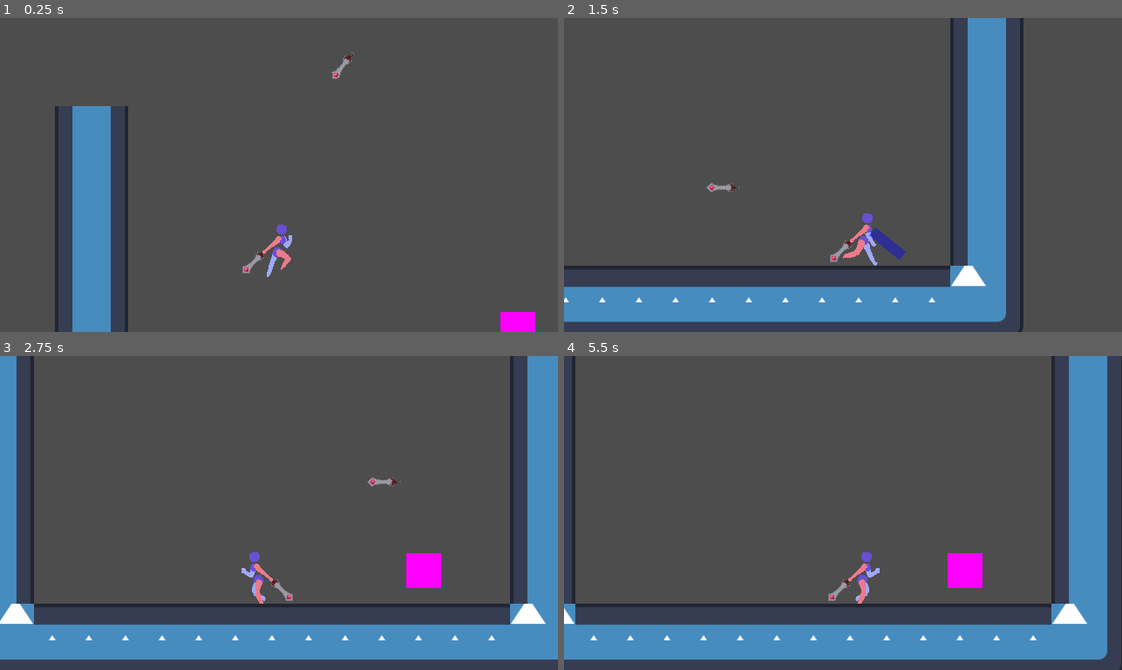
Above: before the commit, frames 1-4 (two rows, left to right).
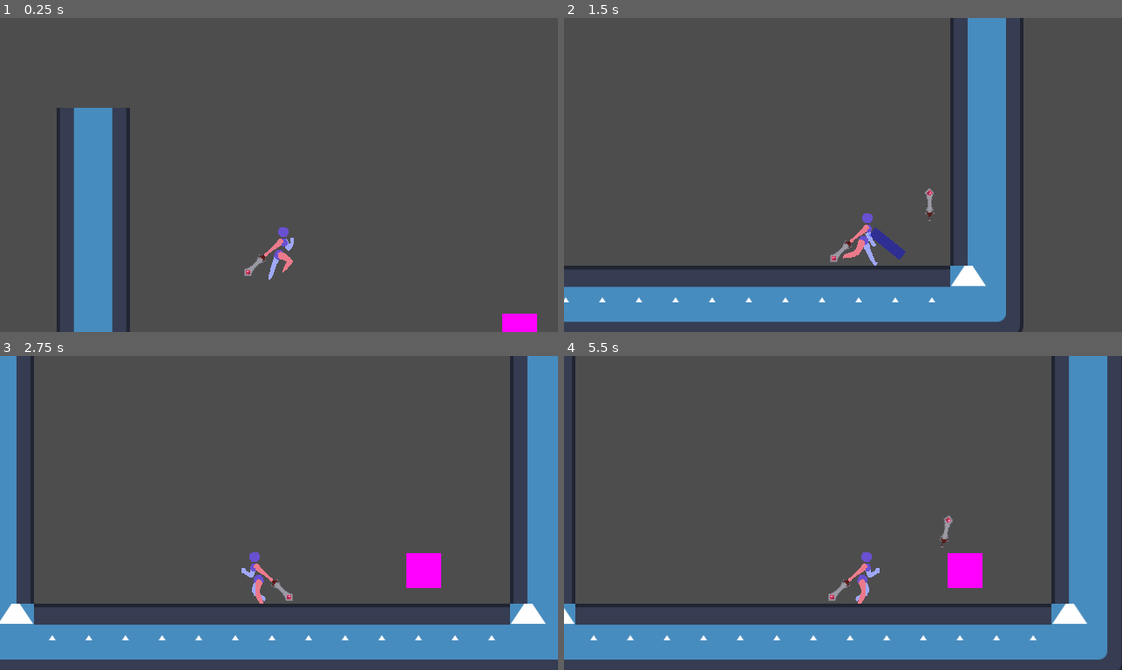
Above: after the commit, the same moments.

Repository: BoneBot/Project-WenCo
Game: Godot game, scene res://game/demo.tscn
Same seed, same stepped clock (60 frames per second), same inputs: the game is played once before the commit and once after it. The project has no main scene, so this scene is started directly. The engine's default icon, where the game draws it, is replaced by a stand-in: a white triangle on a blue panel in a dark square.
Inputs:
- Up to frame 1 (0.25 s): no input
- Up to frame 2 (1.5 s): hold Right (right) from 0.53 s (still down); tap C (attack) at 0.6 s; tap Space (jump) at 0.77 s; tap X (blink) at 0.8, 1.35 s
- Up to frame 3 (2.75 s): tap Space (jump) at 1.52 s; tap Z (dash) at 1.55, 2.1 s; release Right (right) at 2.03 s; hold Left (left) from 2.03 s (still down); tap C (attack) at 2.3 s
- Up to frame 4 (5.5 s): release Left (left) at 2.78 s; hold Right (right) 2.78-4.28 s; tap C (attack) at 2.85, 4.55, 5.1 s; tap Space (jump) at 3.02, 3.77, 4.52 s; tap X (blink) at 3.05, 3.6, 5.3 s; tap Z (dash) at 3.8, 4.35 s; hold Left (left) 4.28-5.03 s; hold Right (right) from 5.03 s (still down)

The runs differ from the first frame. In frame 1, 2.0% of the frame differs, in the area x 9-97%, y 10-100%; in frame 2, 0.2%; in frame 3, 0.1%; in frame 4, 0.1%.

Commit message:
Player fires sword

Diff:
--- a/game/demo.tscn
+++ b/game/demo.tscn
@@ -1,21 +1,17 @@
-[gd_scene load_steps=6 format=3 uid="uid://2hhqloqihtee"]
+[gd_scene load_steps=5 format=3 uid="uid://2hhqloqihtee"]
 
 [ext_resource type="Script" path="res://game/demo.gd" id="1_d2wdo"]
 [ext_resource type="PackedScene" uid="uid://drtr67my1jm0s" path="res://game/map/demo_map.tscn" id="1_nr61g"]
 [ext_resource type="PackedScene" uid="uid://cx4n5g4jwajpq" path="res://game/player/player.tscn" id="2_y2yl6"]
 [ext_resource type="PackedScene" uid="uid://c2d8wbvrjas3h" path="res://game/enemies/dummy.tscn" id="3_e5kxr"]
-[ext_resource type="PackedScene" uid="uid://35yuhq6un17j" path="res://game/player/sword.tscn" id="5_c08gb"]
 
 [node name="Demo" type="Node2D"]
 script = ExtResource("1_d2wdo")
 
 [node name="Player" parent="." instance=ExtResource("2_y2yl6")]
-position = Vector2(130, 131)
+position = Vector2(103, 91)
 
 [node name="Enemy" parent="." instance=ExtResource("3_e5kxr")]
 position = Vector2(405, 256)
 
 [node name="DemoMap" parent="." instance=ExtResource("1_nr61g")]
-
-[node name="Sword" parent="." instance=ExtResource("5_c08gb")]
-position = Vector2(204, -74)
--- a/game/player/player.gd
+++ b/game/player/player.gd
@@ -1,13 +1,32 @@
 extends CharacterBody2D
 
 
+# CHILDREN
+@onready var sprite := $Sprite
+@onready var animation_player := $AnimationPlayer
+@onready var dash_cooldown := $DashCooldown
+@onready var projectile_spawn := $ProjectileSpawn
+
+# CONSTANTS
 const SPEED := 300.0				# Max walking speed
 const ACCELERATION := SPEED * 12.0	# Walking acceleration
 const JUMP_VELOCITY := -400.0		# Initial jump speed
 const TERMINAL_VELOCITY := 700.0	# Max speed while falling
 const DASH_VELOCITY := 1000.0		# Initial dash speed
 
-var _dash_ready := true
+# EXPORT VARIABLES
+@export var sword_scene: PackedScene
+
+# MEMBER VARIABLES
+var dash_ready := true
+var sword_instance: RigidBody2D
+
+# ENUMS
+enum LookDirectionType {
+	LEFT = -1,
+	NEUTRAL = 0,
+	RIGHT = 1
+}
 
 
 func _ready() -> void:
@@ -19,19 +38,17 @@
 	if Input.is_action_pressed("right") and Input.is_action_pressed("left"):
 		# Don't do anything when both directions are pressed at once
 		pass
-	elif Input.is_action_pressed("right") and get_look_direction() != 1:
+	elif Input.is_action_pressed("right") and get_look_direction() != LookDirectionType.RIGHT:
 		# Look right
-		$Sprite.flip_h = false
-		$Sprite.offset.x = -absf($Sprite.offset.x)
-	elif Input.is_action_pressed("left") and get_look_direction() != -1:
+		look_at_direction(LookDirectionType.RIGHT)
+	elif Input.is_action_pressed("left") and get_look_direction() != LookDirectionType.LEFT:
 		# Look left
-		$Sprite.flip_h = true
-		$Sprite.offset.x = absf($Sprite.offset.x)
+		look_at_direction(LookDirectionType.LEFT)
 
 	# Update animation
 	var animation := get_new_animation(Input.is_action_just_pressed("attack"))
-	if animation != $AnimationPlayer.current_animation:
-		$AnimationPlayer.play(animation)
+	if animation != animation_player.current_animation:
+		animation_player.play(animation)
 
 
 func _physics_process(delta: float) -> void:
@@ -50,9 +67,9 @@
 	velocity.x = move_toward(velocity.x, direction, ACCELERATION * delta)
 
 	# Handle dash
-	if Input.is_action_just_pressed("dash") and _dash_ready:
-		_dash_ready = false
-		$DashCooldown.start()
+	if Input.is_action_just_pressed("dash") and dash_ready:
+		dash_ready = false
+		dash_cooldown.start()
 		var movement_threshold = 0.1
 		if direction > movement_threshold:
 			# Dash right
@@ -64,29 +81,44 @@
 			# No current movement; base dash direction on the direction the character is looking
 			velocity.x = DASH_VELOCITY * get_look_direction()
 
+	# Handle blink
+	if Input.is_action_just_pressed("blink"):
+		sword_instance = sword_scene.instantiate()
+		sword_instance.position = projectile_spawn.position
+		add_child(sword_instance)
+		sword_instance.apply_central_impulse(Vector2(400, -400))
+
 	move_and_slide()
 
 
 func _on_dash_cooldown_timeout() -> void:
-	_dash_ready = true
+	dash_ready = true
 
 
 # Gets the current direction the player is looking
-# 1 = Looking right
-# 0 = Neutral/no direction
-# -1 = Looking left
-func get_look_direction() -> int:
-	if not $Sprite.flip_h:
-		return 1
+func get_look_direction() -> LookDirectionType:
+	if not sprite.flip_h:
+		return LookDirectionType.RIGHT
 	else:
-		return -1
+		return LookDirectionType.LEFT
+
+
+func look_at_direction(direction: LookDirectionType) -> void:
+	if direction == LookDirectionType.RIGHT:
+		# Look right
+		sprite.flip_h = false
+		sprite.offset.x = -absf(sprite.offset.x)
+	elif direction == LookDirectionType.LEFT:
+		# Look left
+		sprite.flip_h = true
+		sprite.offset.x = absf(sprite.offset.x)
 
 
 # Gets the current animation to play based on the player state
 func get_new_animation(isAttacking: bool) -> String:
 	var animation_new: String
 	if is_on_floor():
-		if isAttacking or ($AnimationPlayer.current_animation == "attack"):
+		if isAttacking or (animation_player.current_animation == "attack"):
 			animation_new = "attack"
 		elif absf(velocity.x) > 0.1:
 			animation_new = "run"
--- a/game/player/player.tscn
+++ b/game/player/player.tscn
@@ -1,7 +1,8 @@
-[gd_scene load_steps=12 format=3 uid="uid://cx4n5g4jwajpq"]
+[gd_scene load_steps=13 format=3 uid="uid://cx4n5g4jwajpq"]
 
 [ext_resource type="Script" path="res://game/player/player.gd" id="1_36ijq"]
 [ext_resource type="Texture2D" uid="uid://cimw06datwdeb" path="res://Art Stuff/Run_Cycle_Sketch.png" id="2_8cwcj"]
+[ext_resource type="PackedScene" uid="uid://35yuhq6un17j" path="res://game/player/sword.tscn" id="2_je26h"]
 
 [sub_resource type="CapsuleShape2D" id="CapsuleShape2D_ed6pa"]
 radius = 16.0
@@ -286,6 +287,7 @@
 [node name="Player" type="CharacterBody2D"]
 collision_mask = 6
 script = ExtResource("1_36ijq")
+sword_scene = ExtResource("2_je26h")
 
 [node name="Sprite" type="Sprite2D" parent="."]
 texture_filter = 1
@@ -314,13 +316,16 @@
 offset_bottom = 23.0
 texture = SubResource("PlaceholderTexture2D_sbwjr")
 
+[node name="ProjectileSpawn" type="Marker2D" parent="."]
+position = Vector2(28, 0)
+
 [node name="Camera" type="Camera2D" parent="."]
-visible = false
 position = Vector2(0, -72)
 position_smoothing_enabled = true
 position_smoothing_speed = 10.0
 
 [node name="DashCooldown" type="Timer" parent="."]
+process_callback = 0
 wait_time = 0.5
 one_shot = true
 
--- a/game/player/sword.gd
+++ b/game/player/sword.gd
@@ -1,11 +1,4 @@
 extends RigidBody2D
-
-
-# The initial launch velocity of the sword
-const LAUNCH_VELOCITY := Vector2(300, 300)
-const TERMINAL_VELOCITY := 700.0
-
-var allow_rotation := true
 
 
 # Called when the node enters the scene tree for the first time.
@@ -14,15 +7,11 @@
 
 
 func _physics_process(delta: float) -> void:
-	if get_contact_count() == 0 and allow_rotation:
-		# Follow the current trajectory if in the air and allowed to rotate
-		look_at(linear_velocity)
-	elif allow_rotation:
-		# Stop allowing to rotate once an object is hit
-		allow_rotation = false
+	if linear_velocity.length() > 0.1:
+		# Follow the current trajectory while moving
+		look_at(linear_velocity + position)
 
-	if Input.is_action_just_pressed("blink"):
-		var impulse = Vector2(100, -800)
-		print("Wheeee!")
-		apply_central_impulse(impulse)
-		allow_rotation = true
+
+func _on_body_entered(body: Node) -> void:
+	# Destroy sword when it comes into contact with a body
+	queue_free()
--- a/game/player/sword.tscn
+++ b/game/player/sword.tscn
@@ -14,13 +14,15 @@
 script = ExtResource("1_41mhr")
 metadata/_edit_group_ = true
 
-[node name="Sprite2D" type="Sprite2D" parent="."]
+[node name="Sprite" type="Sprite2D" parent="."]
 texture_filter = 1
 position = Vector2(-21.7452, 4.25483)
 rotation = -2.35619
 texture = ExtResource("1_684le")
 
-[node name="CollisionShape2D" type="CollisionShape2D" parent="."]
+[node name="Collision" type="CollisionShape2D" parent="."]
 position = Vector2(-3.82137e-15, 8.74228e-08)
 rotation = 1.5708
 shape = SubResource("CapsuleShape2D_0xq2p")
+
+[connection signal="body_entered" from="." to="." method="_on_body_entered"]
